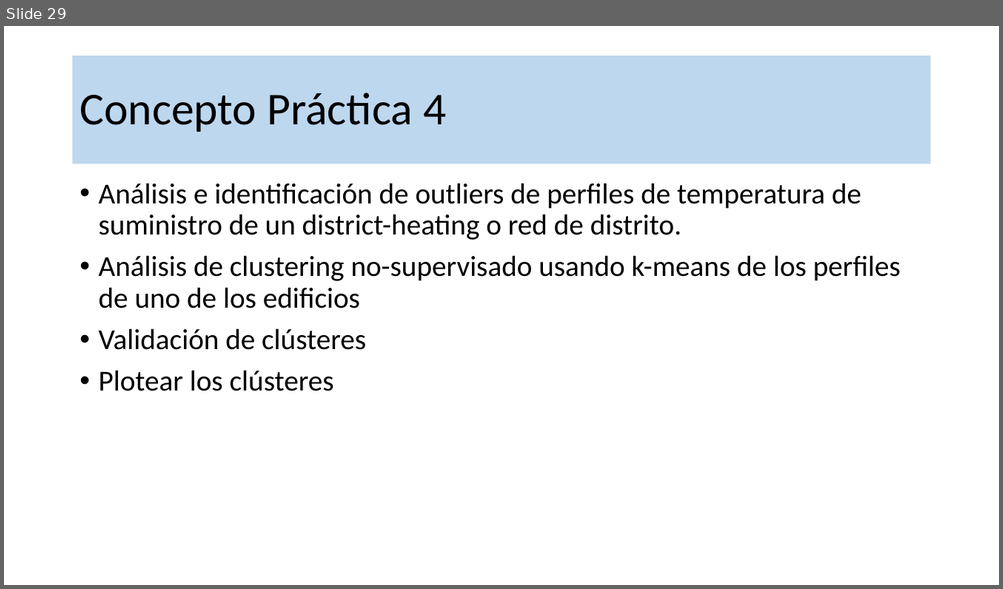
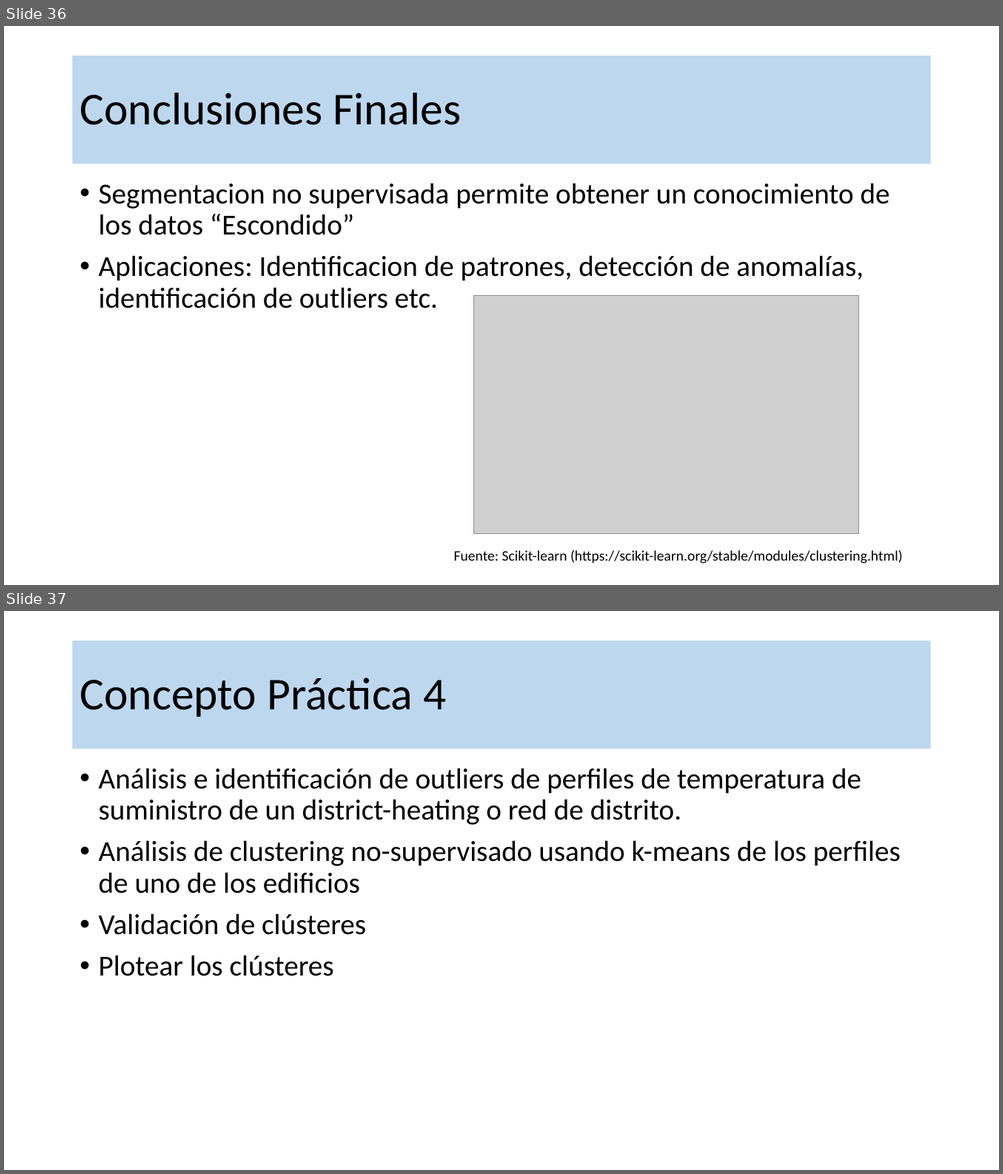
Before and after one commit to robgaray/EESIA_Consumo_Analisis_Datos_2021, a slide deck: 1_Presentaciones/Sesion_4_Teoria.pptx. Shown one above the other, each under a label of ours: slide 29 before the commit, slides 36 and 37 after it. The pictures are 1003x589 and 1003x1174 pixels, drawn with LibreOffice and Linux fonts; fonts in the diff are those of the drawing; grey boxes stand for pictures; background and template pictures are left out. Boxes give left, top, right and bottom in pixels: in the first picture for what was removed or moved away, otherwise in the second. Text is boxed around its words. In the diff, an @@ line names an element or a change of style, - is before the commit and + after.

```diff
--- a/1_Presentaciones/Sesion_4_Teoria.pptx
+++ b/1_Presentaciones/Sesion_4_Teoria.pptx
@@ slide 36 added at (x1=4, y1=26, x2=999, y2=585), background #FFFFFF @@
@@ title added at (x1=73, y1=56, x2=930, y2=164), fill #BDD7EE, 44 pt, text #000000 @@
+Conclusiones Finales
@@ text added at (x1=99, y1=183, x2=890, y2=309), 28 pt, text #000000 @@
+• Segmentacion no supervisada permite obtener un conocimiento de los datos “Escondido”
+• Aplicaciones: Identificacion de patrones, detección de anomalías, identificación de outliers etc.
@@ picture added at (x1=473, y1=296, x2=858, y2=535) @@
@@ text added at (x1=454, y1=551, x2=902, y2=564), 14 pt, text #000000 @@
+Fuente: Scikit-learn (https://scikit-learn.org/stable/modules/clustering.html)
@@ what was slide 29 is now slide 37 @@
```
Also in this commit, not shown: 4 slides changed, 13 other slides added, 2 slides removed, 1 other file.
